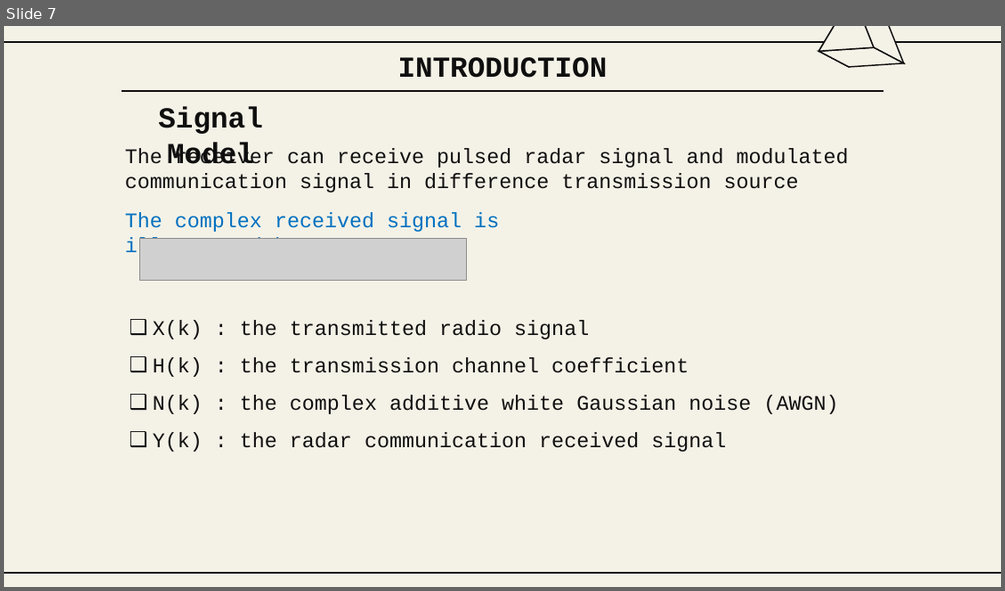
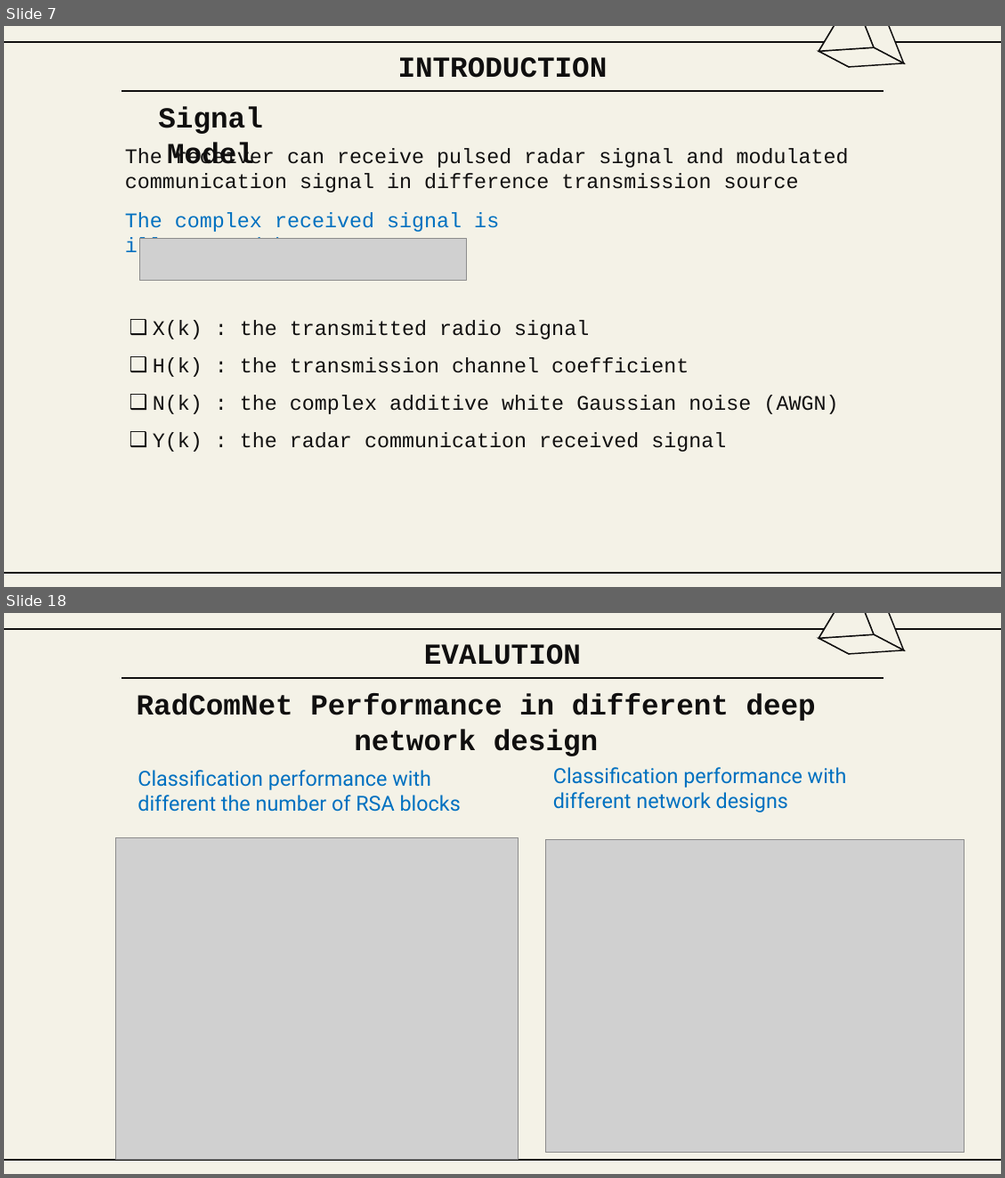
Before and after one commit to Winxkin/hcmute_master, a slide deck: semeter1/DSP/Final_HND.PPTX. Shown one above the other, each under a label of ours: slide 7 before the commit, slides 7 and 18 after it; the slides between them are not shown. The pictures are 1005x591 and 1005x1178 pixels, drawn with LibreOffice and Linux fonts; fonts in the diff are those of the drawing; grey boxes stand for pictures; background and template pictures are left out. Boxes give left, top, right and bottom in pixels: in the first picture for what was removed or moved away, otherwise in the second. Text is boxed around its words. In the diff, an @@ line names an element or a change of style, - is before the commit and + after.

```diff
--- a/semeter1/DSP/Final_HND.PPTX
+++ b/semeter1/DSP/Final_HND.PPTX
@@ slide 18 added at <box>4,613,1001,1174</box>, background #F4F2E7; not listed: 2 template elements that a slide beside it also shows @@
@@ group added at <box>819,613,905,654</box>: 4 freeform shapes @@
@@ title added at <box>424,644,581,665</box>, 28 pt, text #100F0F, bold @@
+EVALUTION
@@ line added from (121, 678) to (883, 678), #100F0F 1.5 pt @@
@@ text added at <box>137,694,816,756</box>, 28 pt, text #100F0F, bold @@
+RadComNet Performance in different deep network design
@@ text added at <box>138,770,461,811</box>, 20 pt, text #0070C0 @@
+Classification performance with different the number of RSA blocks
@@ text added at <box>553,767,847,812</box>, 20 pt, text #0070C0 @@
+Classification performance with different network designs
@@ picture added at <box>115,837,518,1159</box> @@
@@ picture added at <box>546,840,965,1153</box> @@
@@ line added from (121, 1159) to (883, 1159), #100F0F 1.5 pt @@
```
Also in this commit, not shown: 2 slides changed, 16 other slides added, 2 other files.
